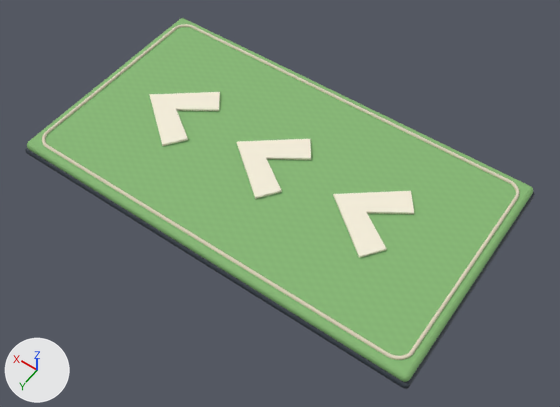
The glTF model Web/public/art/items/MAT.glb, before and after one commit.
Before and after are seen from a 50 mm lens placed at (-0.769, 1.05, 1.543), pointed at (-0.054, 0.049, -0.03). The lights are fixed; the arrows at lower left show +X, +Y and +Z. The older version comes first. Vertices at exactly the same position are counted once.

The first picture shows 'MAT'.
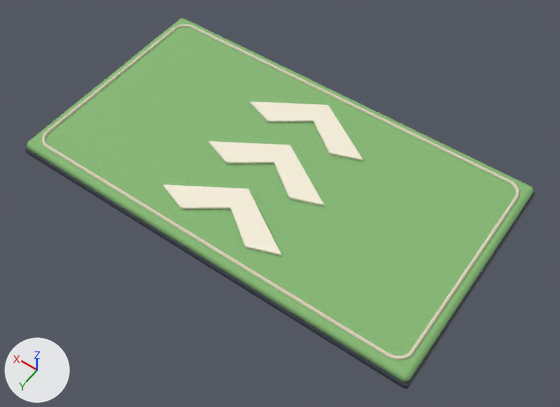
Pixel boxes [x1, y1, x2, y2] of what changed, in the pictures (560 x 407 px; the box of a moved part takes in the faces that stretch with it):
part 1 of me_mat, moved or reshaped: before [149, 92, 414, 258]; after [163, 101, 363, 256]

The change in detail:
me_mat has 640 vertices, 1260 faces and spans x -0.58..0.58, y -0.325..0.325, z 0.0..0.051.
me_mat is used by ob_mat; parent ob_wreckabulary_exportroot; location (0.0, 0.0, 0.0); rotation (0.0, 0.0, -3.142), in degrees (0, 0, -180).
me_mat part 1: 36 of 640 vertices moved; they spanned x -0.37..0.42, y -0.12..0.12, z 0.045..0.051 and now span x -0.18..0.18, y -0.251..0.251, z 0.045..0.051; mean shift (0.009, 0.026, 0.0); largest move (-0.33, 0.12, 0.045) -> (0.18, -0.138, 0.045).
